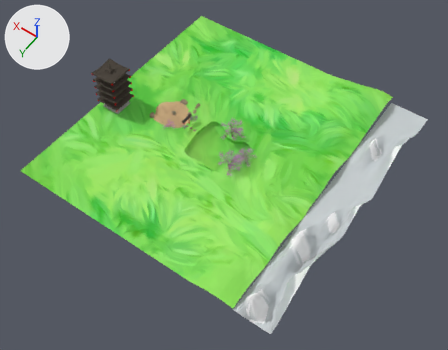
Renders of the Blender file 03-Scenes/dh-scene_japan.blend from each side of a commit.
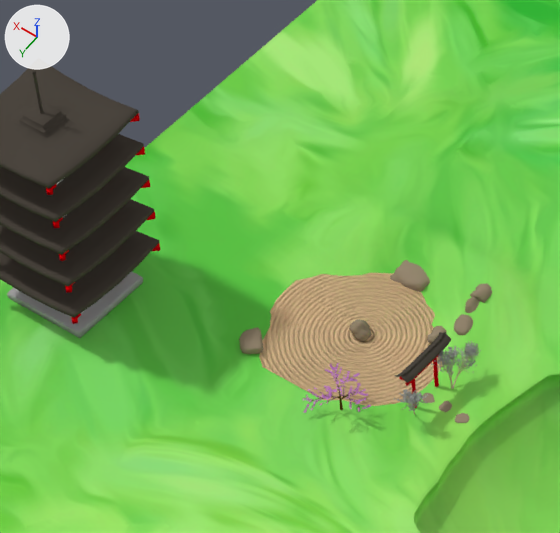
Each version is shown whole from a camera (50 mm lens) standing at (-12.67, 18.38, 25.81) and looking at (-0.86, 1.85, -0.17), then close up on the part from 23% to 48% of the width and 13% to 44% of the height. Every picture has the same lights, and +X, +Y and +Z are marked at upper left.

The first close-up shows 'KIRSCHBAUM_KLEIN', 'Plane', 'Plane.001', 'STEIN_6', 'TEMPEL', 'TORII_!!!'.
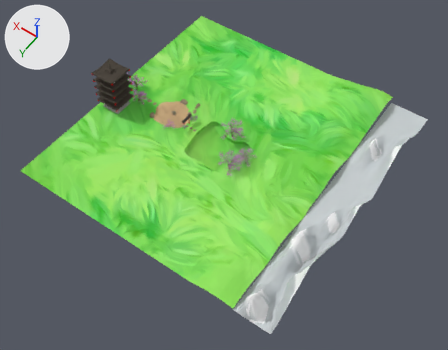
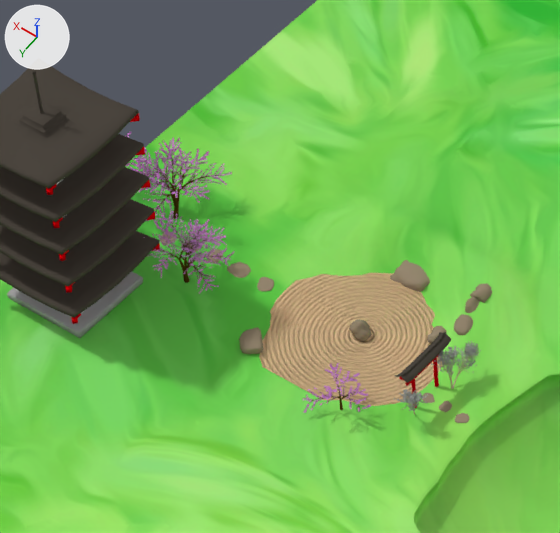
Location of each change, [x1, y1, x2, y2] in pixels of the close-ups (560 x 533 px):
'KIRSCHBAUM.004', added
    after: [129, 138, 232, 228]
'KIRSCHBAUM.005', added
    after: [144, 209, 234, 294]
'STEINPLATTE.008', added
    after: [227, 262, 251, 278]
'STEINPLATTE.009', added
    after: [257, 277, 274, 291]
'STEINPLATTE.007', added
    after: [206, 249, 223, 263]
'KIRSCHBAUM.003', added
    after: [125, 131, 147, 168]
'STEINPLATTE.005', added
    after: [160, 231, 176, 245]
'STEINPLATTE.006', added
    after: [181, 240, 201, 253]

What the commit changed:
Object 'KIRSCHBAUM.003' (ob_kirschbaum_003) is new.
Its location is (7.75, 0.21, -0.01).
Its rotation in degrees is (0, 0, 160).
Its scale is (0.102, 0.102, 0.102).
Its show instancer for render is False.
Its instance type is 'COLLECTION'.
Its instance collection is col_kirschbaum.
Object 'KIRSCHBAUM.004' (ob_kirschbaum_004) is new.
Its location is (6.93, -0.22, -0.03).
Its rotation in degrees is (0, 0, 117).
Its scale is (0.0911, 0.0911, 0.0911).
Its show instancer for render is False.
Its instance type is 'COLLECTION'.
Its instance collection is col_kirschbaum.
Object 'KIRSCHBAUM.005' (ob_kirschbaum_005) is new.
Its location is (6.14, 0.5, -0.01).
Its rotation in degrees is (0, 0, 36).
Its scale is (0.0801, 0.0801, 0.0801).
Its show instancer for render is False.
Its instance type is 'COLLECTION'.
Its instance collection is col_kirschbaum.
Object 'STEINPLATTE.005' (ob_steinplatte_005) is new.
Its location is (6.77, 0.09, -0.01).
Its rotation in degrees is (2.9, 2.2, -238).
Its scale is (0.116, 0.116, 0.116).
Its show instancer for render is False.
Its instance type is 'COLLECTION'.
Its instance collection is col_steinplatte.
Object 'STEINPLATTE.006' (ob_steinplatte_006) is new.
Its location is (6.45, 0.04, -0.01).
Its rotation in degrees is (2.9, 2.2, -313).
Its scale is (0.129, 0.129, 0.129).
Its show instancer for render is False.
Its instance type is 'COLLECTION'.
Its instance collection is col_steinplatte.
Object 'STEINPLATTE.007' (ob_steinplatte_007) is new.
Its location is (6.14, 0.01, -0.01).
Its rotation in degrees is (2.9, 2.2, -65).
Its scale is (0.121, 0.121, 0.121).
Its show instancer for render is False.
Its instance type is 'COLLECTION'.
Its instance collection is col_steinplatte.
Object 'STEINPLATTE.008' (ob_steinplatte_008) is new.
Its location is (5.76, 0.01, -0.01).
Its rotation in degrees is (2.9, 2.2, 184).
Its scale is (0.143, 0.143, 0.143).
Its show instancer for render is False.
Its instance type is 'COLLECTION'.
Its instance collection is col_steinplatte.
Object 'STEINPLATTE.009' (ob_steinplatte_009) is new.
Its location is (5.36, 0.01, -0.01).
Its rotation in degrees is (2.9, 2.2, 127).
Its scale is (0.121, 0.121, 0.121).
Its show instancer for render is False.
Its instance type is 'COLLECTION'.
Its instance collection is col_steinplatte.
